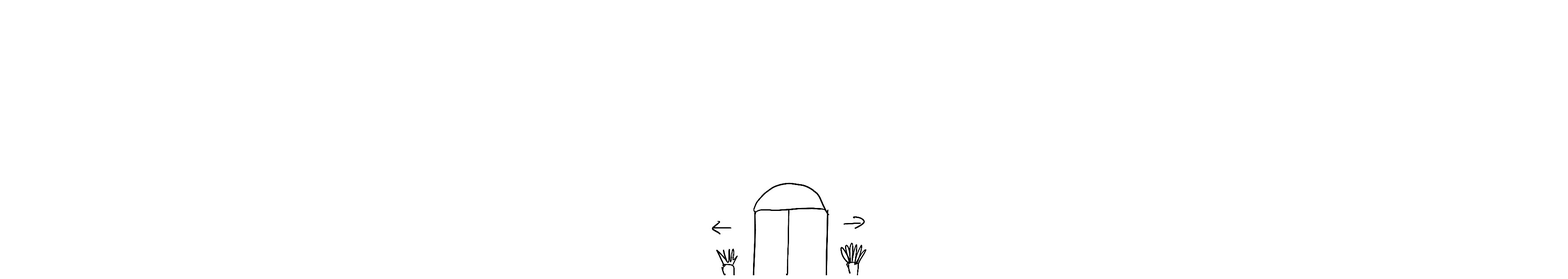
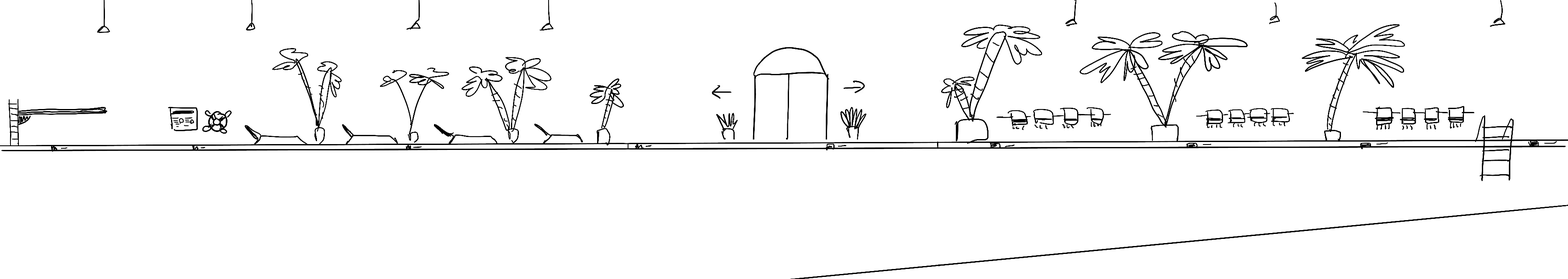
Comparing the layer stacks of the two (1568, 279) images. Changes:
showed "pool", painted on it over 0, 0, 1568, 279
showed "elevator top" over 709, 46, 867, 140
hid "elevator bottom" over 653, 135, 931, 276
